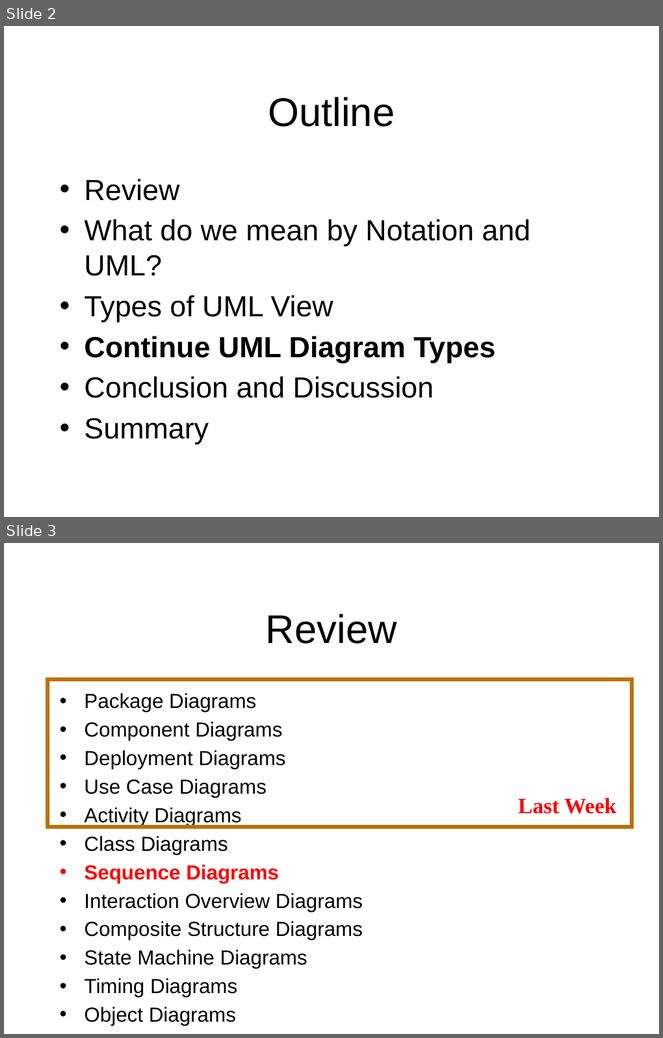
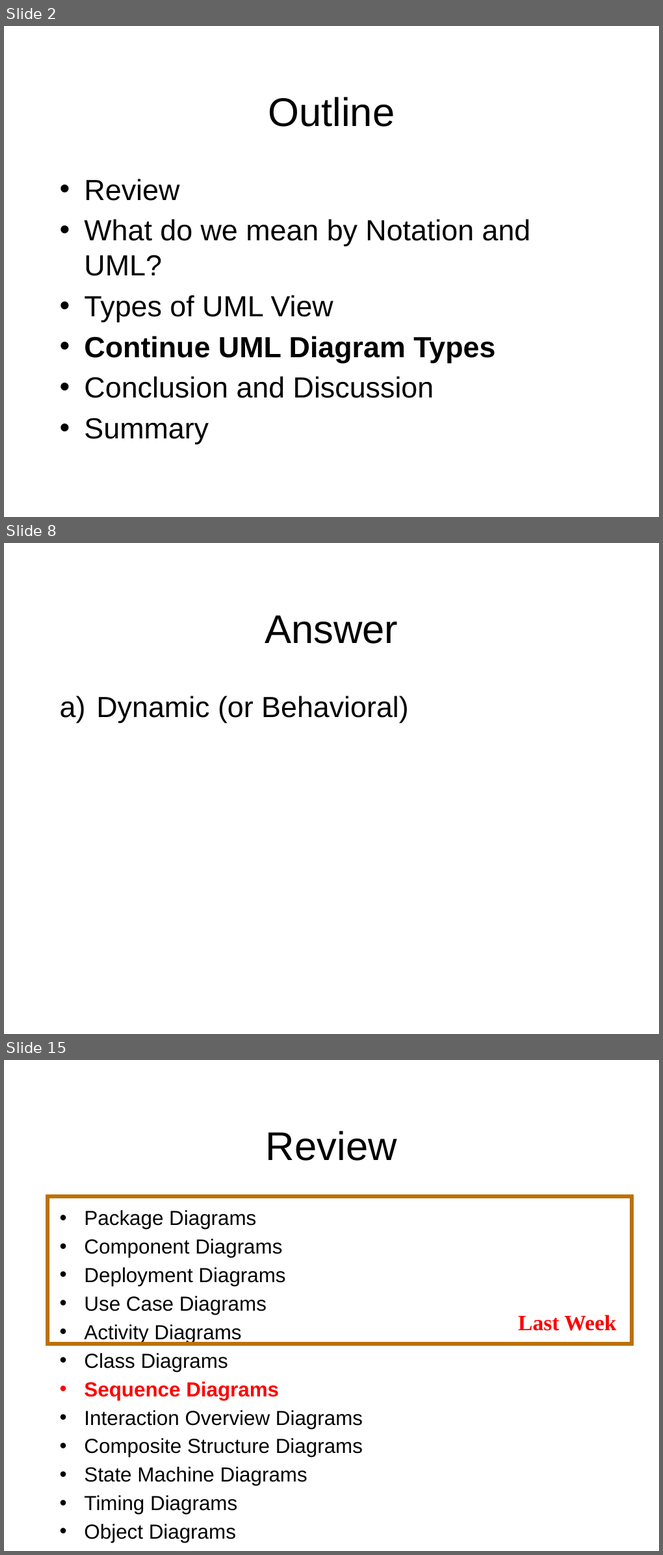
Before and after one commit to octaviordz/zjnu2017.github.io, a slide deck: OOAD/lectures/070--Notation.Part.2.pptx. Shown one above the other, each under a label of ours: slides 2 and 3 before the commit, slides 2, 8 and 15 after it; the slides between them are not shown. The pictures are 663x1038 and 663x1555 pixels, drawn with LibreOffice and Linux fonts; fonts in the diff are those of the drawing. Boxes give left, top, right and bottom in pixels: in the first picture for what was removed or moved away, otherwise in the second. Text is boxed around its words. In the diff, an @@ line names an element or a change of style, - is before the commit and + after.

```diff
--- a/OOAD/lectures/070--Notation.Part.2.pptx
+++ b/OOAD/lectures/070--Notation.Part.2.pptx
@@ slide 8 added at <box>4,543,659,1034</box>, background #FFFFFF @@
@@ title added at <box>265,615,398,644</box>, 44 pt, text #000000 @@
+Answer
@@ text added at <box>96,696,409,723</box>, 32 pt, text #000000 @@
+a) Dynamic (or Behavioral)
@@ what was slide 3 is now slide 15 @@
```
Also in this commit, not shown: 11 other slides added.
